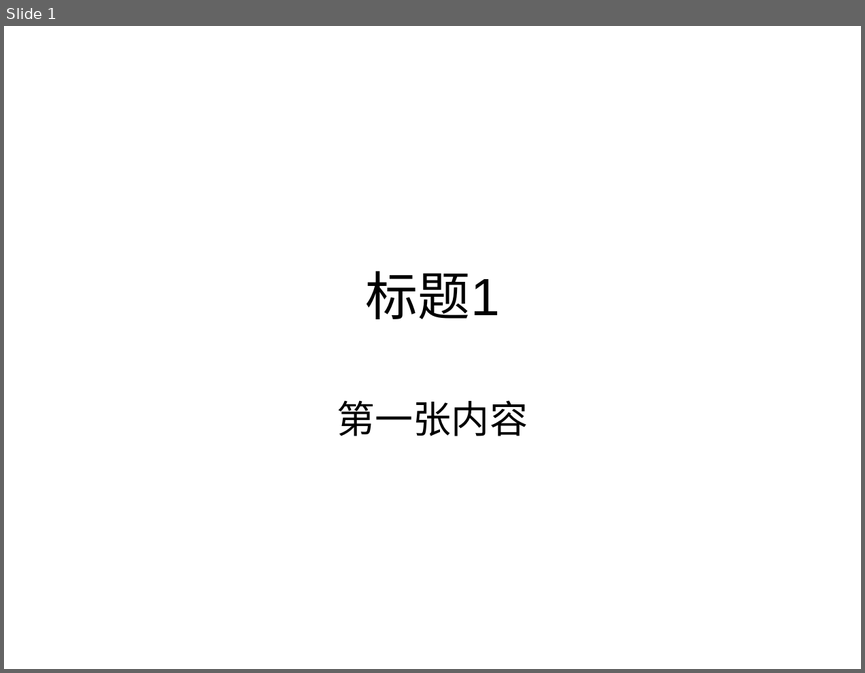
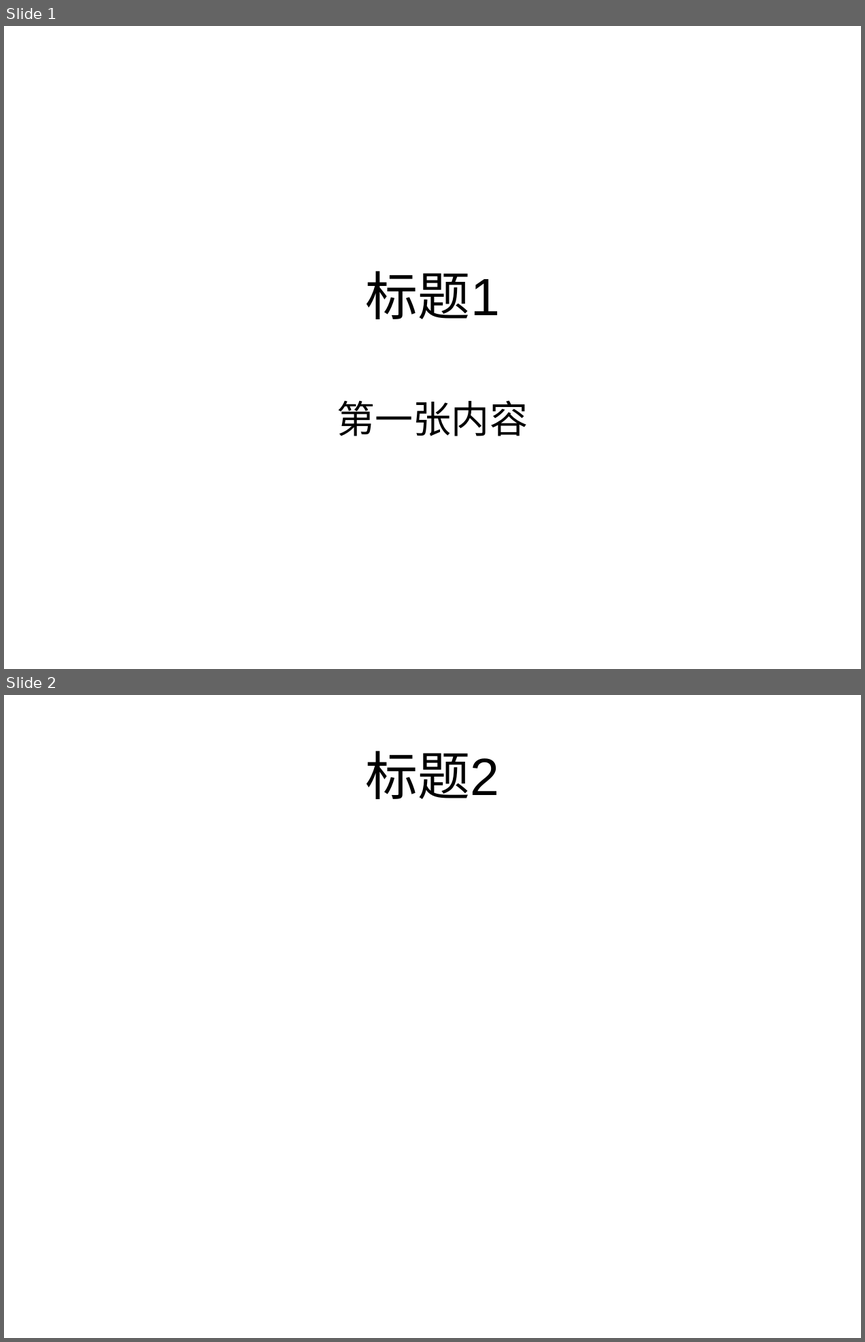
Before and after one commit to uWydnA/test, a slide deck: test.ppt. Shown one above the other, each under a label of ours: slide 1 before the commit, slides 1 and 2 after it. The pictures are 865x673 and 865x1342 pixels, drawn with LibreOffice and Linux fonts; fonts in the diff are those of the drawing. Boxes give left, top, right and bottom in pixels: in the first picture for what was removed or moved away, otherwise in the second. Text is boxed around its words. In the diff, an @@ line names an element or a change of style, - is before the commit and + after.

Commit message:
这是第二个版本的PPT，新增了第二页

```diff
--- a/test.ppt
+++ b/test.ppt
@@ slide 2 added at [4,695,861,1338], background #FFFFFF @@
@@ title added at [365,751,499,799], 44 pt, text #000000 @@
+标题2
```
